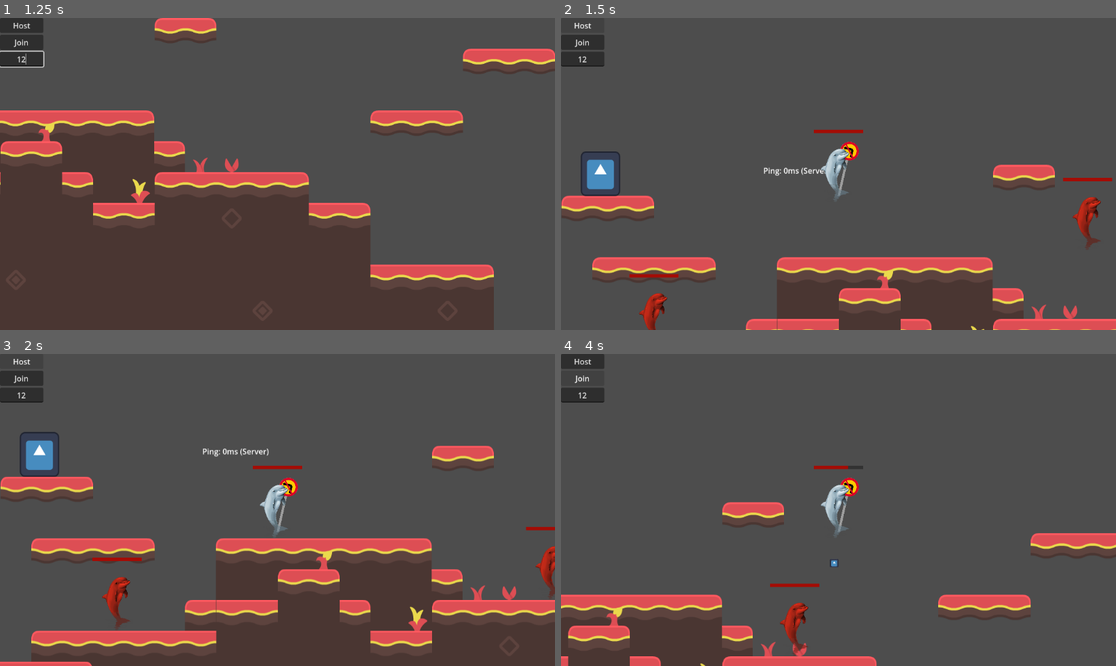
Above: before the commit, frames 1-4 (two rows, left to right).
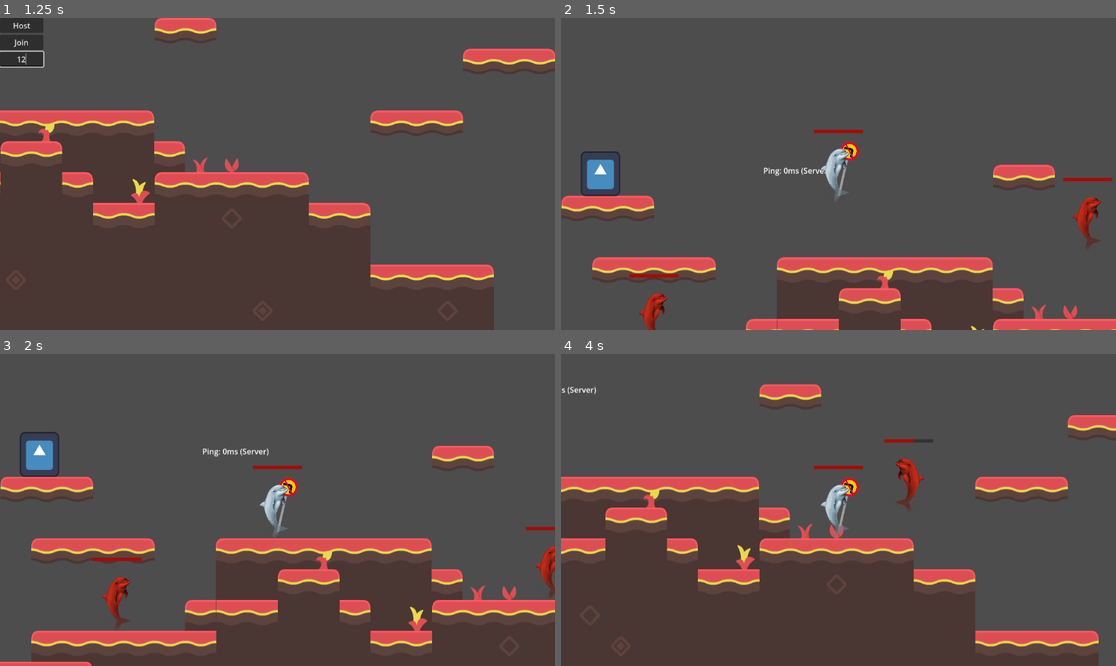
Above: after the commit, the same moments.

Repository: A-vd-E/Eget-spel
Game: Godot game, scene res://scenes/main.tscn
Same seed, same stepped clock (60 frames per second), same inputs: the game is played once before the commit and once after it. The engine's default icon, where the game draws it, is replaced by a stand-in: a white triangle on a blue panel in a dark square.
Inputs (mouse positions are in pixels of both pictures, inside the frame that each line leads up to):
- Up to frame 1 (1.25 s): click (22, 58) at 0.52 s; type "12" at 0.6 s
- Up to frame 2 (1.5 s): click "Host" at 1.25 s
- Up to frame 3 (2 s): no input
- Up to frame 4 (4 s): click (583, 378) at 2 s, where only the run before the commit has a clickable "Join"; hold D (right) from 2.78 s (still down); tap C (dash) at 2.85 s; tap X (melee_attack) at 3.05, 3.6 s; tap F (ranged_attack) at 3.8 s

Frame 1 is identical in both runs. In frame 2, 0.7% of the frame differs, in the area x 0-8%, y 1-16%; in frame 3, 0.7%; in frame 4, 35%, in the area x 0-100%, y 0-100%.
Error before the commit: Invalid assignment of property or key 'visible' with value of type 'bool' on a base object of type 'null instance'. (res://scripts/networking/main.gd:28)

Commit message:
Changed action logic mortowards a pure state based system rather than a hybrid between state based and flag based. Work in progress

Diff:
--- a/project.godot
+++ b/project.godot
@@ -18,6 +18,7 @@
 [autoload]
 
 Network="*uid://cnr2gtgy6iy2v"
+Actions="*uid://do2c1ildi6u4i"
 
 [display]
 
--- a/scenes/player.tscn
+++ b/scenes/player.tscn
@@ -9,35 +9,35 @@
 [ext_resource type="Script" uid="uid://csf0ypjefua5c" path="res://scripts/combat/attacking/attack_ability.gd" id="7_fjrip"]
 [ext_resource type="Texture2D" uid="uid://c566agru67r15" path="res://assets/images/Screenshot from 2026-04-28 13-41-57.png" id="8_smehm"]
 [ext_resource type="Script" uid="uid://bmoimaulsf86r" path="res://scripts/states/state_machine.gd" id="8_ur7pv"]
-[ext_resource type="Script" uid="uid://cgsfsyyqyr1xh" path="res://scripts/states/idle_state.gd" id="9_y4r1p"]
-[ext_resource type="Script" uid="uid://bmtsnkf7xk3ws" path="res://scripts/states/jump_state.gd" id="10_d2wvv"]
-[ext_resource type="Script" uid="uid://c0arskwrttllr" path="res://scripts/states/walk_state.gd" id="11_3v2ag"]
-[ext_resource type="Script" uid="uid://bij3pej27y3os" path="res://scripts/states/dash_state.gd" id="12_3v2ag"]
-[ext_resource type="Script" uid="uid://bvr046aph7mv7" path="res://scripts/states/alive_state.gd" id="14_oprun"]
-[ext_resource type="Script" uid="uid://bcp4ynm217us8" path="res://scripts/states/death_state.gd" id="15_a8ls1"]
+[ext_resource type="Script" uid="uid://cgsfsyyqyr1xh" path="res://scripts/states/active_states/idle_state.gd" id="9_y4r1p"]
+[ext_resource type="Script" uid="uid://bmtsnkf7xk3ws" path="res://scripts/states/active_states/jump_state.gd" id="10_d2wvv"]
+[ext_resource type="Script" uid="uid://c0arskwrttllr" path="res://scripts/states/active_states/walk_state.gd" id="11_3v2ag"]
+[ext_resource type="Script" uid="uid://bij3pej27y3os" path="res://scripts/states/active_states/dash_state.gd" id="12_3v2ag"]
+[ext_resource type="Script" uid="uid://bvr046aph7mv7" path="res://scripts/states/passive_states/alive_state.gd" id="14_oprun"]
+[ext_resource type="Script" uid="uid://bcp4ynm217us8" path="res://scripts/states/passive_states/death_state.gd" id="15_a8ls1"]
 
 [sub_resource type="SceneReplicationConfig" id="SceneReplicationConfig_tuyoq"]
 properties/0/path = NodePath(".:player_id")
 properties/0/spawn = true
 properties/0/replication_mode = 1
-properties/1/path = NodePath(".:do_jump")
+properties/1/path = NodePath(".:do_dash")
 properties/1/spawn = true
 properties/1/replication_mode = 1
-properties/2/path = NodePath(".:do_dash")
+properties/2/path = NodePath(".:sync_position")
 properties/2/spawn = true
 properties/2/replication_mode = 1
-properties/3/path = NodePath(".:sync_position")
+properties/3/path = NodePath(".:sync_velocity")
 properties/3/spawn = true
 properties/3/replication_mode = 1
-properties/4/path = NodePath(".:sync_velocity")
+properties/4/path = NodePath("HealthComponent:sync_health")
 properties/4/spawn = true
 properties/4/replication_mode = 1
-properties/5/path = NodePath("HealthComponent:sync_health")
+properties/5/path = NodePath(".:facing_direction")
 properties/5/spawn = true
-properties/5/replication_mode = 1
-properties/6/path = NodePath(".:facing_direction")
+properties/5/replication_mode = 2
+properties/6/path = NodePath(".:buffered_jump")
 properties/6/spawn = true
-properties/6/replication_mode = 2
+properties/6/replication_mode = 1
 
 [sub_resource type="SceneReplicationConfig" id="SceneReplicationConfig_g2els"]
 properties/0/path = NodePath("InputSynchronizer:input_direction")
@@ -178,51 +178,49 @@
 position = Vector2(-85.71429, 0)
 texture = ExtResource("1_3vyb7")
 
-[node name="MovementStateMachine" type="Node" parent="." unique_id=1548200579 node_paths=PackedStringArray("initial_state")]
+[node name="ActionsStateMachine" type="Node" parent="." unique_id=1548200579 node_paths=PackedStringArray("initial_state")]
 script = ExtResource("8_ur7pv")
 initial_state = NodePath("IdleState")
 metadata/_custom_type_script = "uid://bmoimaulsf86r"
 
-[node name="IdleState" type="Node" parent="MovementStateMachine" unique_id=1389880217]
+[node name="IdleState" type="Node" parent="ActionsStateMachine" unique_id=1389880217]
 script = ExtResource("9_y4r1p")
 metadata/_custom_type_script = "uid://cgsfsyyqyr1xh"
 
-[node name="JumpState" type="Node" parent="MovementStateMachine" unique_id=47813447]
+[node name="JumpState" type="Node" parent="ActionsStateMachine" unique_id=47813447]
 script = ExtResource("10_d2wvv")
 metadata/_custom_type_script = "uid://bmtsnkf7xk3ws"
 
-[node name="WalkState" type="Node" parent="MovementStateMachine" unique_id=205268049]
+[node name="WalkState" type="Node" parent="ActionsStateMachine" unique_id=205268049]
 script = ExtResource("11_3v2ag")
 metadata/_custom_type_script = "uid://c0arskwrttllr"
 
-[node name="DashState" type="Node" parent="MovementStateMachine" unique_id=704110877]
+[node name="DashState" type="Node" parent="ActionsStateMachine" unique_id=704110877]
 script = ExtResource("12_3v2ag")
 metadata/_custom_type_script = "uid://bij3pej27y3os"
 
-[node name="dash_again_timer" type="Timer" parent="MovementStateMachine/DashState" unique_id=842854450]
+[node name="dash_again_timer" type="Timer" parent="ActionsStateMachine/DashState" unique_id=842854450]
 wait_time = 0.5
 
-[node name="dash_timer" type="Timer" parent="MovementStateMachine/DashState" unique_id=675862883]
+[node name="dash_timer" type="Timer" parent="ActionsStateMachine/DashState" unique_id=675862883]
 wait_time = 0.2
 
-[node name="CombatStateMachine" type="Node" parent="." unique_id=828353105 node_paths=PackedStringArray("initial_state")]
+[node name="StatusStateMachine" type="Node" parent="." unique_id=828353105 node_paths=PackedStringArray("initial_state")]
 script = ExtResource("8_ur7pv")
 initial_state = NodePath("AliveState")
 metadata/_custom_type_script = "uid://bmoimaulsf86r"
 
-[node name="AliveState" type="Node" parent="CombatStateMachine" unique_id=839608632]
+[node name="AliveState" type="Node" parent="StatusStateMachine" unique_id=839608632]
 script = ExtResource("14_oprun")
-metadata/_custom_type_script = "uid://bvr046aph7mv7"
-
-[node name="DeathState" type="Node" parent="CombatStateMachine" unique_id=42384345]
+
+[node name="DeathState" type="Node" parent="StatusStateMachine" unique_id=42384345]
 script = ExtResource("15_a8ls1")
-metadata/_custom_type_script = "uid://bcp4ynm217us8"
-
-[node name="automatic_revival_timer" type="Timer" parent="CombatStateMachine/DeathState" unique_id=1299669092]
+
+[node name="automatic_revival_timer" type="Timer" parent="StatusStateMachine/DeathState" unique_id=1299669092]
 wait_time = 3.0
 
 [connection signal="timeout" from="InputSynchronizer/jump_buffer_timer" to="InputSynchronizer" method="_on_jump_buffer_timer_timeout"]
 [connection signal="timeout" from="AttackComponent/attack_again_timer" to="AttackComponent" method="_on_attack_again_timer_timeout"]
-[connection signal="timeout" from="MovementStateMachine/DashState/dash_again_timer" to="MovementStateMachine/DashState" method="_on_dash_again_timer_timeout"]
-[connection signal="timeout" from="MovementStateMachine/DashState/dash_timer" to="MovementStateMachine/DashState" method="_on_dash_timer_timeout"]
-[connection signal="timeout" from="CombatStateMachine/DeathState/automatic_revival_timer" to="CombatStateMachine/DeathState" method="_on_automatic_revival_timer_timeout"]
+[connection signal="timeout" from="ActionsStateMachine/DashState/dash_again_timer" to="ActionsStateMachine/DashState" method="_on_dash_again_timer_timeout"]
+[connection signal="timeout" from="ActionsStateMachine/DashState/dash_timer" to="ActionsStateMachine/DashState" method="_on_dash_timer_timeout"]
+[connection signal="timeout" from="StatusStateMachine/DeathState/automatic_revival_timer" to="StatusStateMachine/DeathState" method="_on_automatic_revival_timer_timeout"]
--- a/scripts/networking/input_multiplayer.gd
+++ b/scripts/networking/input_multiplayer.gd
@@ -43,30 +43,34 @@
 @rpc("any_peer", "call_local")
 func jump():
 	if multiplayer.is_server():
-		if not player.movement_locked:
-			player.do_jump = true
 
-		# without a timer, the jump is "stored" if you jump mid-air.
-		# Now it only stores for a short time (right before hitting the ground)
-		$jump_buffer_timer.start()
+		if player.can_perform(Actions.PlayerAction.JUMP):
+
+			player.buffered_jump = true
+			#To store jumps for a slight duration, allows for smoother game feel
+			$jump_buffer_timer.start()
+			player.handle_action(Actions.PlayerAction.JUMP)
 
 @rpc("any_peer", "call_local")
 func dash():
 	if multiplayer.is_server():
-		if not player.movement_locked:
-			player.do_dash = true
+
+		if player.can_perform(Actions.PlayerAction.DASH) and player.can_dash:
+			player.handle_action(Actions.PlayerAction.DASH)
+			#player.do_dash = true
 @rpc("call_local", "any_peer")
 func melee_attack():
 	if multiplayer.is_server():
-		if not player.movement_locked:
+		if player.can_perform(Actions.PlayerAction.MELEE):
 			player.do_melee_attack = true
 
 @rpc("call_local", "any_peer")
 func ranged_attack():
 	if multiplayer.is_server():
-		if not player.movement_locked:
+
+		if player.can_perform(Actions.PlayerAction.RANGED):
 			player.do_ranged_attack = true
 # To avoid "storing" a jump if jump button pressed mid-air
 func _on_jump_buffer_timer_timeout() -> void:
 	if multiplayer.is_server():
-		player.do_jump = false
+		player.buffered_jump = false
--- a/scripts/networking/main.gd
+++ b/scripts/networking/main.gd
@@ -25,4 +25,4 @@
 
 func toggle_ui(show: bool):
 
-	$CanvasLayer/VBoxContainer.visible = show
+	$ConnectionUI/VBoxContainer.visible = show
--- a/scripts/player_controller.gd
+++ b/scripts/player_controller.gd
@@ -9,7 +9,8 @@
 @onready var input_synchronizer = $InputSynchronizer
 @onready var animation_player = $AnimationPlayer
 @onready var visuals = $Visuals
-@onready var state_machine = $MovementStateMachine
+@onready var actions_state_machine = $ActionsStateMachine
+@onready var status_state_machine = $StatusStateMachine
 @export var sync_position: Vector2
 @export var sync_velocity: Vector2
 @export var respawn_point: Vector2 = Vector2(0, 0)
@@ -31,7 +32,7 @@
 			return
 		facing_direction = value
 
-var do_jump := false # Tells player to jump, updated in InputSynchronizer
+var buffered_jump := false
 var do_dash := false # Tells player to dash, updated in InputSynchronizer
 var do_melee_attack := false # Tells player to attack, updated in InputSynchronizer
 var do_ranged_attack := false # Tells player to attack, updated in InputSynchronizer
@@ -69,9 +70,12 @@
 		if moving_direction != 0 and knockback_stun_time_left <= 0.0:
 			facing_direction = moving_direction
 
-		state_machine.physics_update(delta)
+		#try_jump()
+
+		actions_state_machine.physics_update(delta)
+
+		_apply_movement_from_input(delta)
 		move_and_slide()
-		_apply_movement_from_input(delta)
 		sync_position = global_position
 		sync_velocity = velocity
 
@@ -118,17 +122,12 @@
 
 
 
-	## Handles dashing
-	#if do_dash and can_dash:
-		#dash()
-		#do_dash = false
-	#
 func _on_knockback_received(knockback: Vector2) -> void:
 	if multiplayer.is_server():
 		velocity = knockback
 		knockback_stun_time_left = 0.3 # 300 milliseconds of stun
 		# Cancel active states
-		do_jump = false
+
 		do_dash = false
 		dashing = false
 
@@ -136,25 +135,34 @@
 func rpc_play_animation(anim_name: String):
 	animation_player.play(anim_name)
 
-#func dash():
-	#dashing = true
-	#can_dash = false
-	## Dash duration
-	#$dash_timer.start()
-	## Dash cooldown
-	#$dash_again_timer.start()
-	#velocity.x =  facing_direction * DASH_SPEED
-	#
-	#velocity.y = 0
-
 
 func apply_gravity(delta):
 	if not is_on_floor():
 		velocity += get_gravity() * delta
 
-#func _on_dash_timer_timeout() -> void:
-	#dashing = false
+func handle_action(action: Actions.PlayerAction):
+	if not can_perform(action):
+		return
+	actions_state_machine.current_state.handle_input(action)
+func can_perform(action: Actions.PlayerAction) -> bool:
+	#var action_allowed = actions_state_machine.current_state.can(action)
+	#var status_allowed = status_state_machine.current_state.can(action)
 #
+	#print("Action:", action_allowed)
+	#print("Status:", status_allowed)
 #
-#func _on_dash_again_timer_timeout() -> void:
-	#can_dash = true
+	#return action_allowed and status_allowed
+
+	#print("Works here 1")
+	return (
+		actions_state_machine.current_state.can(action)
+		and
+		status_state_machine.current_state.can(action)
+	)
+# Since jumps are buffered to improve game feel, they are
+#
+func try_jump():
+	if buffered_jump and is_on_floor() :
+
+			buffered_jump = false
+			actions_state_machine.change_state("jumpstate")
--- /dev/null
+++ b/scripts/states/actions.gd
@@ -0,0 +1,9 @@
+extends Node
+
+enum PlayerAction {
+	JUMP,
+	DASH,
+	MELEE,
+	RANGED,
+	MOVE,
+}
--- a/scripts/states/dash_state.gd
+++ b/scripts/states/active_states/attack_state.gd
@@ -1,7 +1,16 @@
 extends State
 
-class_name DashState
+class_name AttackState
 
+
+func  _ready():
+	allowed_actions = {
+		Actions.PlayerAction.MOVE: false,
+		Actions.PlayerAction.JUMP: false,
+		Actions.PlayerAction.DASH: false,
+		Actions.PlayerAction.MELEE: false,
+		Actions.PlayerAction.RANGED: false
+	}
 
 func enter():
 	#print("Entering dash state")
--- /dev/null
+++ b/scripts/states/active_states/dash_state.gd
@@ -0,0 +1,49 @@
+extends State
+
+class_name DashState
+
+
+func  _ready():
+	allowed_actions = {
+		Actions.PlayerAction.MOVE: false,
+		Actions.PlayerAction.JUMP: false,
+		Actions.PlayerAction.DASH: false,
+		Actions.PlayerAction.MELEE: false,
+		Actions.PlayerAction.RANGED: false
+	}
+
+func enter():
+	#print("Entering dash state")
+	character.can_dash = false
+
+	$dash_timer.start()
+	# Dash cooldown
+	$dash_again_timer.start()
+
+	character.do_dash = false
+
+
+func physics_update(delta: float):
+	if character.movement_locked:
+		state_machine.change_state("idlestate")
+		return
+
+	character.velocity.x =  (
+		character.facing_direction
+	 	* character.DASH_SPEED
+	)
+
+	character.velocity.y = 0
+
+	if character.is_on_wall() and not character.is_on_floor():
+		end_dash()
+
+
+func end_dash():
+	state_machine.change_state("idlestate")
+func _on_dash_again_timer_timeout() -> void:
+	character.can_dash = true
+
+
+func _on_dash_timer_timeout() -> void:
+	end_dash()
--- /dev/null
+++ b/scripts/states/active_states/idle_state.gd
@@ -0,0 +1,49 @@
+extends State
+
+class_name IdleState
+
+
+func  _ready():
+	allowed_actions = {
+		Actions.PlayerAction.MOVE: true,
+		Actions.PlayerAction.JUMP: true,
+		Actions.PlayerAction.DASH: true,
+		Actions.PlayerAction.MELEE: true,
+		Actions.PlayerAction.RANGED: true
+	}
+# For initialization
+func enter():
+	#print("Entering idle state")
+	pass
+
+
+
+func physics_update(delta: float):
+
+
+
+	character.apply_gravity(delta)
+	if character.moving_direction == 0:
+		character.velocity.x = move_toward(
+			character.velocity.x,
+			0,
+			character.SPEED)
+
+
+
+	if character.moving_direction != 0:
+		state_machine.change_state("walkstate")
+		return
+
+
+
+func handle_input(action):
+	match action:
+		Actions.PlayerAction.DASH:
+			state_machine.change_state("dashstate")
+
+		Actions.PlayerAction.JUMP:
+			if character.buffered_jump and character.is_on_floor() :
+
+				character.buffered_jump = false
+				state_machine.change_state("jumpstate")
--- a/scripts/states/jump_state.gd
+++ b/scripts/states/active_states/jump_state.gd
@@ -1,12 +1,21 @@
 extends State
 class_name JumpState
+
+func  _ready():
+	allowed_actions = {
+		Actions.PlayerAction.MOVE: true,
+		Actions.PlayerAction.JUMP: false,
+		Actions.PlayerAction.DASH: true,
+		Actions.PlayerAction.MELEE: true,
+		Actions.PlayerAction.RANGED: true
+	}
 
 func enter():
 	#print("Entering jump state")
 
-	if character.do_jump and character.is_on_floor() and not character.dashing:
+	if character.is_on_floor():
 		character.velocity.y = character.JUMP_VELOCITY
-		character.do_jump = false
+
 
 func physics_update(delta: float):
 
@@ -26,8 +35,6 @@
 			character.velocity.x,
 			0,
 			character.SPEED)
-	if character.do_dash and character.can_dash:
-		state_machine.change_state("dashstate")
 
 	if character.is_on_floor():
 		if character.moving_direction != 0:
@@ -38,3 +45,8 @@
 
 			state_machine.change_state(	"idlestate")
 			return
+
+func handle_input(action):
+	match action:
+		Actions.PlayerAction.DASH:
+			state_machine.change_state("dashstate")
--- a/scripts/states/walk_state.gd
+++ b/scripts/states/active_states/walk_state.gd
@@ -1,5 +1,14 @@
 extends State
 class_name WalkState
+
+func  _ready():
+	allowed_actions = {
+		Actions.PlayerAction.MOVE: true,
+		Actions.PlayerAction.JUMP: true,
+		Actions.PlayerAction.DASH: true,
+		Actions.PlayerAction.MELEE: true,
+		Actions.PlayerAction.RANGED: true
+	}
 
 func enter():
 	#print("Entering walk state")
@@ -18,12 +27,20 @@
 		state_machine.change_state("idlestate")
 		return
 
-	if character.do_jump and character.is_on_floor():
-		state_machine.change_state("jumpstate")
-		return
 
 	if character.do_dash and character.can_dash:
 		state_machine.change_state("dashstate")
 
 	if character.moving_direction:
 		character.velocity.x = character.moving_direction * character.SPEED
+
+func handle_input(action):
+	match action:
+		Actions.PlayerAction.DASH:
+			state_machine.change_state("dashstate")
+
+		Actions.PlayerAction.JUMP:
+			if character.buffered_jump and character.is_on_floor() :
+
+				character.buffered_jump = false
+				state_machine.change_state("jumpstate")
--- a/scripts/states/idle_state.gd
+++ /dev/null
@@ -1,34 +0,0 @@
-extends State
-
-class_name IdleState
-
-# For initialization
-func enter():
-	#print("Entering idle state")
-	pass
-
-
-
-func physics_update(delta: float):
-
-
-
-	character.apply_gravity(delta)
-	if character.moving_direction == 0:
-		character.velocity.x = move_toward(
-			character.velocity.x,
-			0,
-			character.SPEED)
-
-	if not character.movement_locked:
-
-		if character.moving_direction != 0:
-			state_machine.change_state("walkstate")
-			return
-
-		if character.do_jump and character.is_on_floor():
-			state_machine.change_state("jumpstate")
-			return
-		if character.do_dash and character.can_dash:
-			state_machine.change_state("dashstate")
-			return
--- a/scripts/states/alive_state.gd
+++ b/scripts/states/passive_states/alive_state.gd
@@ -2,6 +2,14 @@
 
 class_name AliveState
 
+func  _ready():
+	allowed_actions = {
+		Actions.PlayerAction.MOVE: true,
+		Actions.PlayerAction.JUMP: true,
+		Actions.PlayerAction.DASH: true,
+		Actions.PlayerAction.MELEE: true,
+		Actions.PlayerAction.RANGED: true
+	}
 # For initialization
 func enter():
 	print("Entering alive state")
--- a/scripts/states/death_state.gd
+++ b/scripts/states/passive_states/death_state.gd
@@ -2,7 +2,14 @@
 
 class_name DeathState
 
-
+func  _ready():
+	allowed_actions = {
+		Actions.PlayerAction.MOVE: false,
+		Actions.PlayerAction.JUMP: false,
+		Actions.PlayerAction.DASH: false,
+		Actions.PlayerAction.MELEE: false,
+		Actions.PlayerAction.RANGED: false
+	}
 
 # For initialization
 func enter():
--- a/scripts/states/state.gd
+++ b/scripts/states/state.gd
@@ -8,7 +8,11 @@
 var character:
 	get:
 		return state_machine.get_parent()
+var allowed_actions := {}
 
+func can(action: Actions.PlayerAction) -> bool:
+
+	return allowed_actions.get(action, false)
 # For initialization
 func enter():
 	pass
@@ -27,5 +31,5 @@
 	pass
 
 # For player input
-func handle_input(event: InputEvent):
+func handle_input(action: Actions.PlayerAction):
 	pass
Not shown, added: scripts/states/actions.gd.uid
Not shown, added: scripts/states/active_states/attack_state.gd.uid
Renamed: scripts/states/dash_state.gd.uid -> scripts/states/active_states/dash_state.gd.uid
Renamed: scripts/states/idle_state.gd.uid -> scripts/states/active_states/idle_state.gd.uid
Renamed: scripts/states/jump_state.gd.uid -> scripts/states/active_states/jump_state.gd.uid
Renamed: scripts/states/walk_state.gd.uid -> scripts/states/active_states/walk_state.gd.uid
Renamed: scripts/states/alive_state.gd.uid -> scripts/states/passive_states/alive_state.gd.uid
Renamed: scripts/states/death_state.gd.uid -> scripts/states/passive_states/death_state.gd.uid
